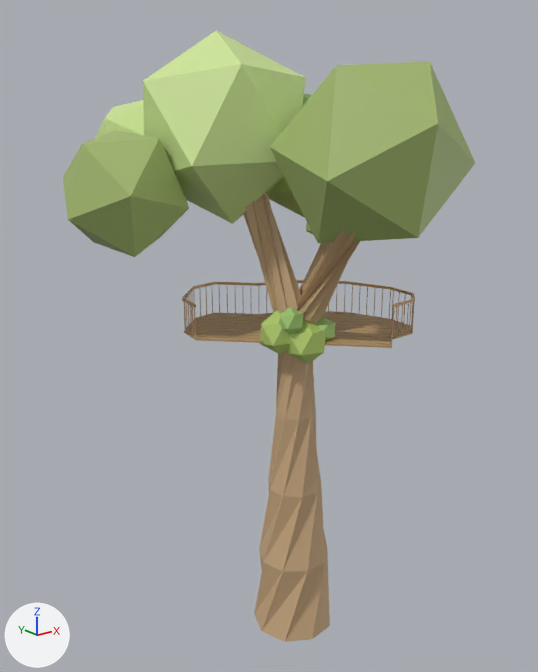
Renders of the FBX model Ghost Island/Assets/Models/Häuser_Brücken_usw/Baumhaus Neu Teil 2.fbx from each side of a commit.
Before and after are seen from a 50 mm camera at (-8.38, -10.99, 14.85) aimed at (4.16, 4.68, 8.58). The lights are fixed; the arrows at lower left show +X, +Y and +Z. Where no turn or scale is listed for an object, it has been applied to the vertices.

Objects in the first picture: 'Blätter', 'Plattform_1', 'Stamm_1'.
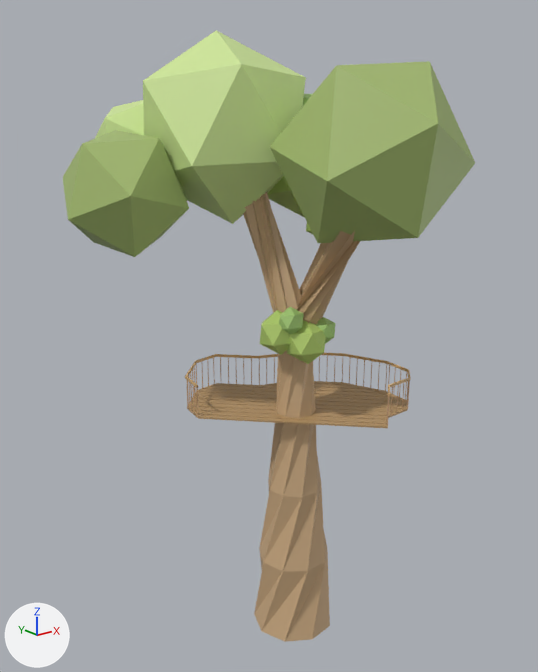
Edits to the bpy script that builds the scene:
```text
Change ob_plattform_1:
    ob_plattform_1.location: (4.77, 4.2, 9.26) -> (4.77, 4.2, 6.98)
```

Where the change shows, as pixel boxes [x1, y1, x2, y2] in the pictures (538 x 672 px):
'Plattform_1', moved: before [182, 280, 415, 348]; after [185, 353, 411, 428]
